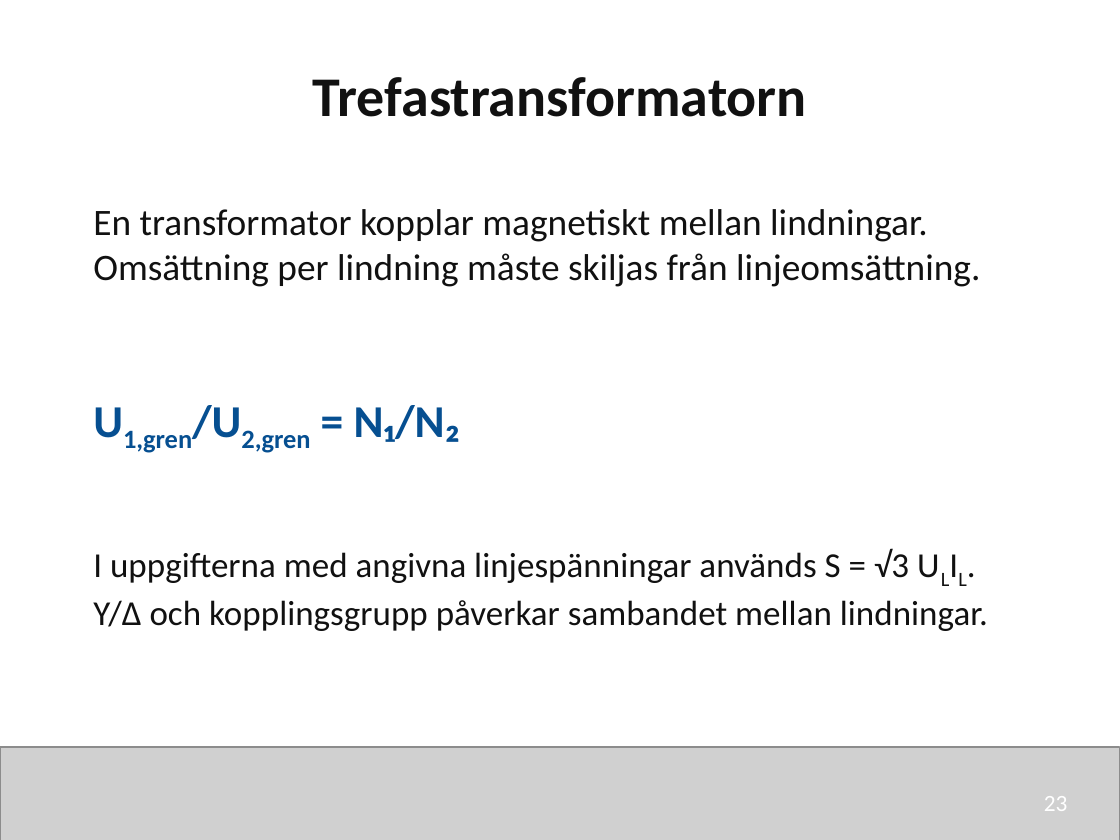
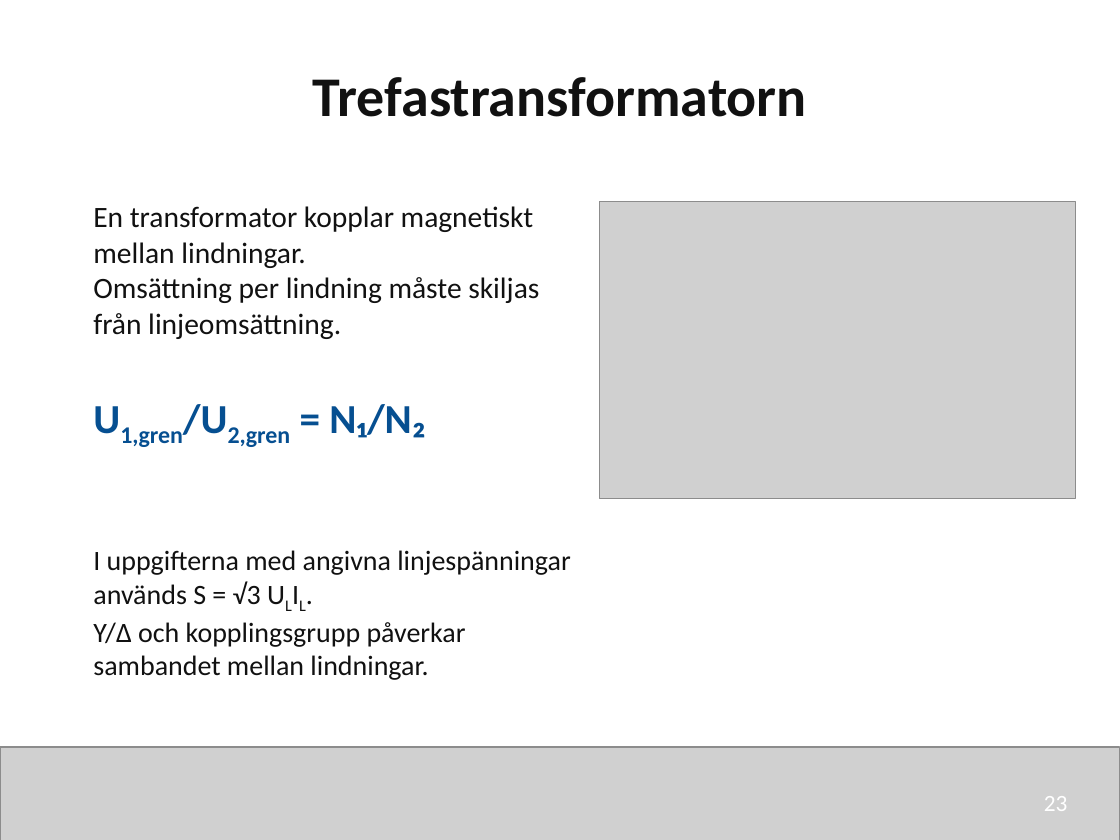
Before and after one commit to nj22az/nj22az.github.io, a slide deck: slide 23 of sjoskolan/vecka-41/aktuell/v41_02_Y_och_trefaseffekt_elev.pptx. Drawn at 1120x840 pixels with LibreOffice and Linux fonts; fonts in the diff are those of the drawing; grey boxes stand for pictures. Boxes give left, top, right and bottom in pixels: in the first picture for what was removed or moved away, otherwise in the second. Text is boxed around its words. In the diff, an @@ line names an element or a change of style, - is before the commit and + after.

```diff
--- a/sjoskolan/vecka-41/aktuell/v41_02_Y_och_trefaseffekt_elev.pptx
+++ b/sjoskolan/vecka-41/aktuell/v41_02_Y_och_trefaseffekt_elev.pptx
@@ text "En transformator kopplar magnetiskt mellan ..." at <box>93,206,539,339</box>: size 24 to 19 pt @@
@@ picture added at <box>599,202,1075,498</box> @@
@@ text "U1,gren/U2,gren = N₁/N₂" at <box>120,404,425,447</box>: size 29.2 to 26.5 pt @@
@@ text "I uppgifterna med angivna linjespänningar ..." at <box>93,550,570,680</box>: size 22.5 to 18 pt @@
```
Also in this commit, not shown: 1 other slide changed, 26 other files.
